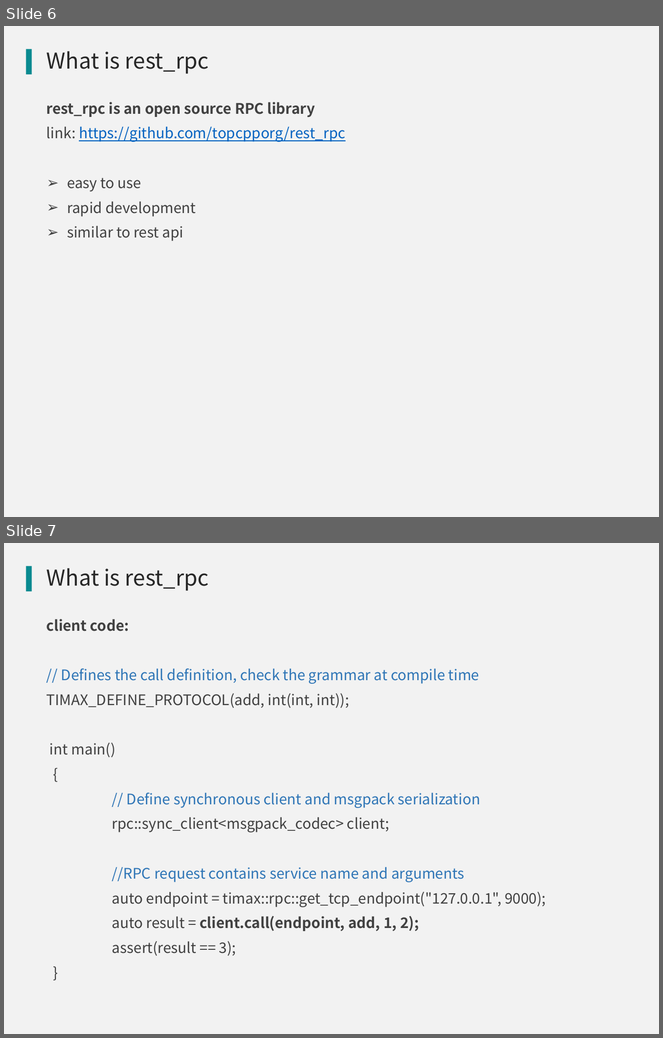
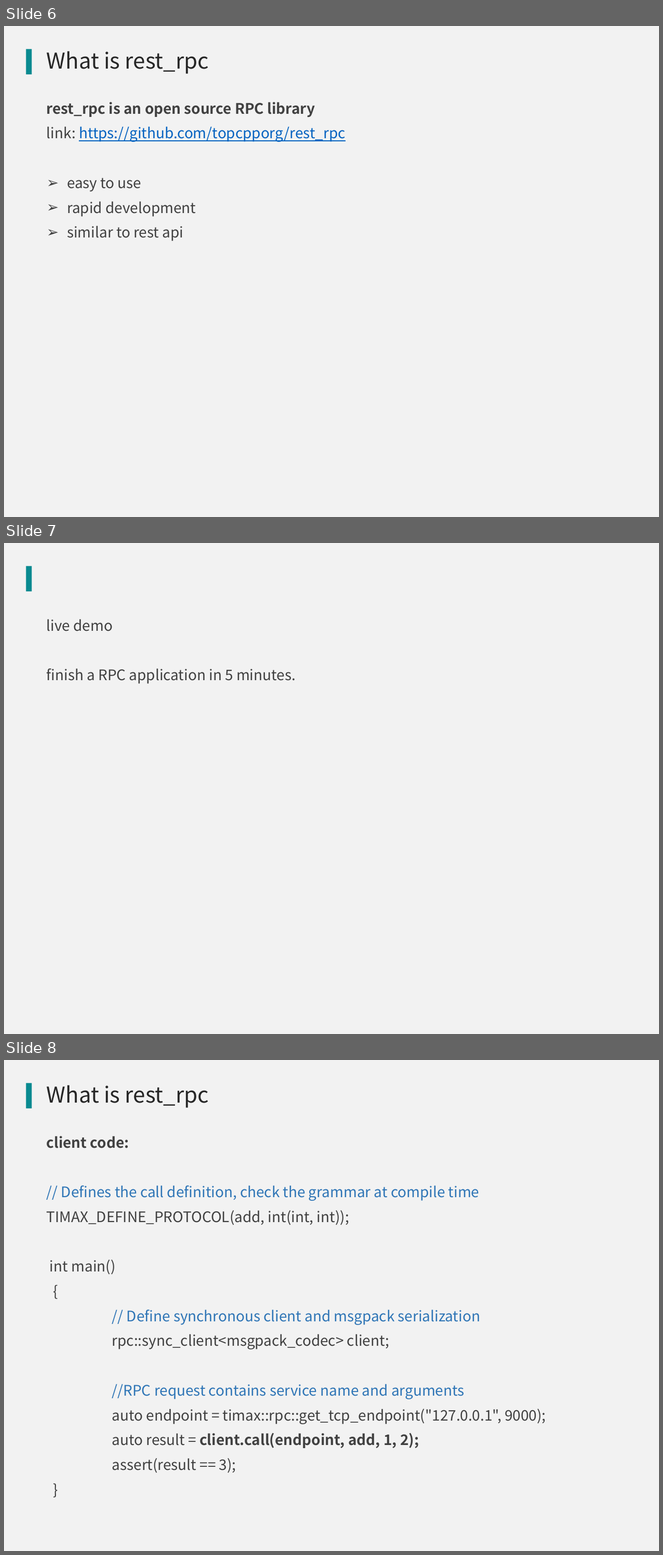
Before and after one commit to qicosmos/cppnow2017-ppt, a slide deck: An easy to use RPC framework implemented by c++11 and c++14.pptx. Shown one above the other, each under a label of ours: slides 6 and 7 before the commit, slides 6, 7 and 8 after it. The pictures are 663x1038 and 663x1555 pixels, drawn with LibreOffice and Linux fonts; fonts in the diff are those of the drawing; background and template pictures are left out. Boxes give left, top, right and bottom in pixels: in the first picture for what was removed or moved away, otherwise in the second. Text is boxed around its words. In the diff, an @@ line names an element or a change of style, - is before the commit and + after.

Commit message:
update.

```diff
--- a/An easy to use RPC framework implemented by c++11 and c++14.pptx
+++ b/An easy to use RPC framework implemented by c++11 and c++14.pptx
@@ slide 7 added at (x1=4, y1=543, x2=659, y2=1034), background #F2F2F2; not listed: 1 template element that a slide beside it also shows @@
@@ text added at (x1=47, y1=619, x2=296, y2=684), 16 pt, text #404040 @@
+live demo
+finish a RPC application in 5 minutes.
@@ what was slide 7 is now slide 8 @@
```
Also in this commit, not shown: 5 other slides added.
